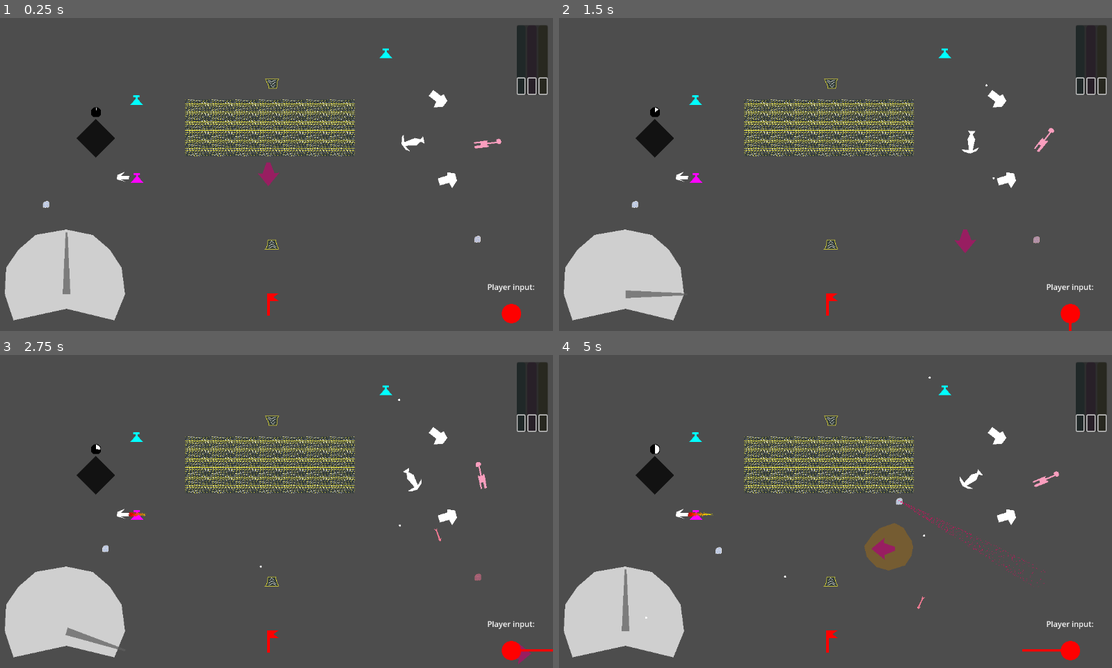
Above: before the commit, frames 1-4 (two rows, left to right).
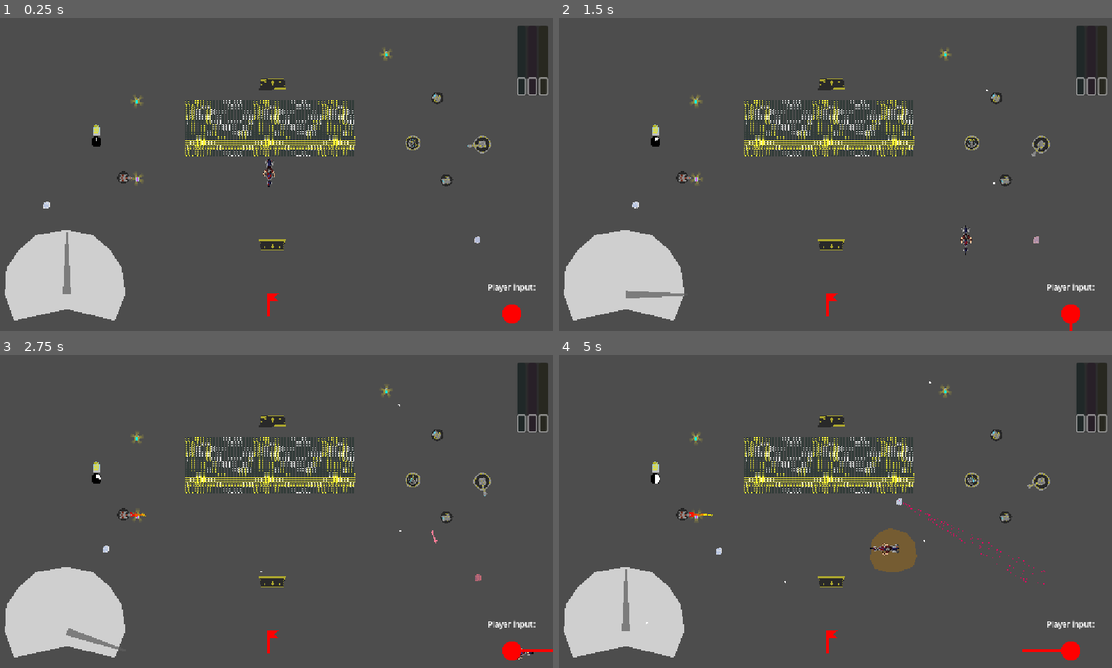
Above: after the commit, the same moments.

Repository: IwailerI/micro-jam-colors
Game: Godot game, scene res://scenes/level/level_revamp.tscn
Same seed, same stepped clock (60 frames per second), same inputs: the game is played once before the commit and once after it.
Inputs:
- Up to frame 1 (0.25 s): no input
- Up to frame 2 (1.5 s): hold D (movement_right) 0.53-1.28 s; hold Space (throttle) 0.53-1.28 s; hold S (movement_down) from 1.28 s (still down); tap Space (throttle) at 1.35 s
- Up to frame 3 (2.75 s): release S (movement_down) at 2.03 s; hold D (movement_right) from 2.03 s (still down); hold Space (throttle) from 2.03 s (still down)
- Up to frame 4 (5 s): release D (movement_right) at 2.78 s; release Space (throttle) at 2.78 s; hold W (movement_up) 2.78-3.53 s; tap Space (throttle) at 2.85, 4.35 s; hold Space (throttle) 3.53-4.28 s; hold A (movement_left) from 3.53 s (still down)

The runs differ from the first frame. In frame 1, 5.3% of the frame differs, in the area x 0-100%, y 2-98%; in frame 2, 5.3%; in frame 3, 5.2%; in frame 4, 5.8%.

Commit message:
implemented Pasha's arg
Co-authored-by: fives-5555
<97840333+fives-5555@users.noreply.github.com>

Diff:
--- /dev/null
+++ b/assets/glow.svg
@@ -0,0 +1,72 @@
+<?xml version="1.0" encoding="UTF-8" standalone="no"?>
+<!-- Created with Inkscape (http://www.inkscape.org/) -->
+
+<svg
+   width="32"
+   height="32"
+   viewBox="0 0 8.4666665 8.4666666"
+   version="1.1"
+   id="svg1"
+   inkscape:version="1.3.2 (091e20e, 2023-11-25, custom)"
+   sodipodi:docname="glow.svg"
+   xmlns:inkscape="http://www.inkscape.org/namespaces/inkscape"
+   xmlns:sodipodi="http://sodipodi.sourceforge.net/DTD/sodipodi-0.dtd"
+   xmlns:xlink="http://www.w3.org/1999/xlink"
+   xmlns="http://www.w3.org/2000/svg"
+   xmlns:svg="http://www.w3.org/2000/svg">
+  <sodipodi:namedview
+     id="namedview1"
+     pagecolor="#505050"
+     bordercolor="#eeeeee"
+     borderopacity="1"
+     inkscape:showpageshadow="0"
+     inkscape:pageopacity="0"
+     inkscape:pagecheckerboard="0"
+     inkscape:deskcolor="#d1d1d1"
+     inkscape:document-units="mm"
+     showguides="false"
+     inkscape:zoom="16.833558"
+     inkscape:cx="15.564149"
+     inkscape:cy="15.475041"
+     inkscape:window-width="2560"
+     inkscape:window-height="1377"
+     inkscape:window-x="-8"
+     inkscape:window-y="-8"
+     inkscape:window-maximized="1"
+     inkscape:current-layer="layer1" />
+  <defs
+     id="defs1">
+    <linearGradient
+       id="linearGradient7"
+       inkscape:collect="always">
+      <stop
+         style="stop-color:#ffffff;stop-opacity:1;"
+         offset="0.29799765"
+         id="stop7" />
+      <stop
+         style="stop-color:#ffffff;stop-opacity:0;"
+         offset="1"
+         id="stop8" />
+    </linearGradient>
+    <radialGradient
+       inkscape:collect="always"
+       xlink:href="#linearGradient7"
+       id="radialGradient8"
+       cx="-176.93546"
+       cy="49.435226"
+       fx="-176.93546"
+       fy="49.435226"
+       r="30.496845"
+       gradientUnits="userSpaceOnUse"
+       gradientTransform="matrix(0.13408226,0.03592723,-0.03592723,0.13408225,29.73331,3.9617484)" />
+  </defs>
+  <g
+     inkscape:label="Layer 1"
+     inkscape:groupmode="layer"
+     id="layer1">
+    <path
+       id="path1"
+       style="fill:url(#radialGradient8);stroke:none;stroke-width:0.493705;stroke-linecap:round;stroke-linejoin:round;paint-order:stroke fill markers"
+       d="M 5.3290011,0.1442473 A 4.2333407,4.2333406 15 0 0 3.1377094,0.14422137 L 4.0098511,3.3991782 A 0.86555588,0.86555584 15 0 0 3.6226933,3.6226459 L 1.2399584,1.2398892 A 4.2333407,4.2333406 15 0 0 0.14424731,3.1376655 l 3.25304589,0.871651 a 0.86555588,0.86555584 15 0 0 0.00187,0.4475676 L 0.14427255,5.3290444 A 4.2333407,4.2333406 15 0 0 1.2399392,7.2267962 L 3.6227147,4.8439907 a 0.86555588,0.86555584 15 0 0 0.3866028,0.2253829 l -0.871651,3.253046 a 4.2333407,4.2333406 15 0 0 2.1913593,4.4e-5 L 4.4568854,5.0675061 A 0.86555588,0.86555584 15 0 0 4.8439733,4.8440207 L 7.2267778,7.226796 A 4.2333407,4.2333406 15 0 0 8.3224196,5.3290001 L 5.0694432,4.4573677 A 0.86555588,0.86555584 15 0 0 5.0691843,4.0093406 L 8.3224636,3.1376408 A 4.2333407,4.2333406 15 0 0 7.226796,1.2398888 L 4.8452422,3.6214614 A 0.86555588,0.86555584 15 0 0 4.4573501,3.3972932 Z" />
+  </g>
+</svg>
--- a/objects/brewing_stand/brewing_stand.gd
+++ b/objects/brewing_stand/brewing_stand.gd
@@ -1,6 +1,7 @@
 extends Node2D
 
 const POTION := preload("res://objects/potion/potion.tscn")
+const PALETTE := preload("res://objects/palette/default.tres")
 
 @export_group("Color values")
 @export var cyan: bool
@@ -17,8 +18,15 @@
 
 func _ready() -> void:
 	assert(cyan or magenta or yellow, "colorless potion spawner")
+
 	respawn_timer = $RespawnTimer
 	respawn_timer.timeout.connect(_finish_brewing)
+
+	var c := PALETTE.lookup(cyan, magenta, yellow)
+	var poly := ($Polygon2D as Polygon2D)
+	c.a = poly.color.a
+	poly.color = c
+
 	_start_brewing()
 
 
--- a/objects/brewing_stand/brewing_stand.tscn
+++ b/objects/brewing_stand/brewing_stand.tscn
@@ -1,23 +1,20 @@
-[gd_scene load_steps=4 format=3 uid="uid://bt0stmwrnku5k"]
+[gd_scene load_steps=6 format=3 uid="uid://bt0stmwrnku5k"]
 
 [ext_resource type="Script" uid="uid://dmcwaqv3kf00t" path="res://objects/brewing_stand/brewing_stand.gd" id="1_ni832"]
 [ext_resource type="Texture2D" uid="uid://ba0hxch5inn54" path="res://assets/tmp/brewing_under.png" id="2_2qkfa"]
 [ext_resource type="Texture2D" uid="uid://bp7ett5k3noqp" path="res://assets/tmp/brewing_progress.png" id="3_16s6d"]
+[ext_resource type="Texture2D" uid="uid://cp6crorcl2ywb" path="res://assets/cooler_base.png" id="4_dcvpl"]
+[ext_resource type="Texture2D" uid="uid://ciua264jwumo0" path="res://assets/cooler_bottle.png" id="5_403qy"]
 
 [node name="BrewingStand" type="Node2D"]
 script = ExtResource("1_ni832")
 brewing_time = 10
 
-[node name="Polygon2D" type="Polygon2D" parent="."]
-scale = Vector2(5, 5)
-color = Color(0.0728426, 0.0728426, 0.0728426, 1)
-polygon = PackedVector2Array(-8, 0, 0, -8, 8, 0, 0, 8)
-
 [node name="RespawnProgressBar" type="TextureProgressBar" parent="."]
 offset_left = -10.0
-offset_top = -64.0
+offset_top = -4.0
 offset_right = 10.0
-offset_bottom = -44.0
+offset_bottom = 16.0
 max_value = 1.0
 step = 0.01
 fill_mode = 4
@@ -26,3 +23,15 @@
 tint_under = Color(0, 0, 0, 1)
 
 [node name="RespawnTimer" type="Timer" parent="."]
+
+[node name="Base" type="Sprite2D" parent="."]
+position = Vector2(0, -15)
+texture = ExtResource("4_dcvpl")
+
+[node name="Polygon2D" type="Polygon2D" parent="."]
+color = Color(0.713726, 0.588235, 0.686275, 0.580392)
+polygon = PackedVector2Array(-6, -24, -5, -26, -4, -27, -2, -28, 2, -28, 4, -27, 5, -26, 6, -24, 6, -14, 5, -12, 4, -11, 2, -10, -2, -10, -4, -11, -5, -12, -6, -14)
+
+[node name="Bottle" type="Sprite2D" parent="."]
+position = Vector2(0, -19)
+texture = ExtResource("5_403qy")
--- a/objects/catapult/catapult.gd
+++ b/objects/catapult/catapult.gd
@@ -9,7 +9,7 @@
 @export var preempt_player: bool = true
 
 @onready var cooldown_timer: Timer = $Cooldown
-
+@onready var gun: Sprite2D = $Gun
 
 func _ready() -> void:
 	_setup.call_deferred() # awaiting in read is bad
@@ -42,4 +42,4 @@
 
 func _physics_process(_delta: float) -> void:
 	var p := GameManager.get_instance().player()
-	global_rotation = global_position.direction_to(p.global_position).angle()
+	gun.look_at(p.global_position)
--- a/objects/catapult/catapult.tscn
+++ b/objects/catapult/catapult.tscn
@@ -1,6 +1,8 @@
-[gd_scene load_steps=3 format=3 uid="uid://skitiu8xadwy"]
+[gd_scene load_steps=5 format=3 uid="uid://skitiu8xadwy"]
 
 [ext_resource type="Script" uid="uid://b4k5dpnl82ytj" path="res://objects/catapult/catapult.gd" id="1_t8e78"]
+[ext_resource type="Texture2D" uid="uid://cauxhnsxgrpl4" path="res://assets/bfg_base.png" id="2_akbj1"]
+[ext_resource type="Texture2D" uid="uid://iubq1xs7yw28" path="res://assets/bfg.png" id="2_iga2m"]
 
 [sub_resource type="CircleShape2D" id="CircleShape2D_3h4q7"]
 radius = 9.0
@@ -11,10 +13,12 @@
 
 [node name="Cooldown" type="Timer" parent="."]
 
+[node name="Base" type="Sprite2D" parent="."]
+texture = ExtResource("2_akbj1")
+
+[node name="Gun" type="Sprite2D" parent="."]
+texture = ExtResource("2_iga2m")
+offset = Vector2(8, 0)
+
 [node name="CollisionShape2D" type="CollisionShape2D" parent="."]
 shape = SubResource("CircleShape2D_3h4q7")
-
-[node name="Sprite" type="Polygon2D" parent="."]
-scale = Vector2(3.45317, 3.45317)
-color = Color(0.983108, 0.620366, 0.748052, 1)
-polygon = PackedVector2Array(4.34384, -2.02712, -3.47507, -2.31671, -4.05425, -2.02712, -3.76466, -1.44795, -3.18548, -1.15836, -3.18548, -0.579178, -4.34384, -0.579178, -6.95014, -0.579178, -9.26685, -0.579178, -9.52239, -1.38135, -10.6105, -1.5578, -11.294, -1.15836, -11.5836, -0.289589, -11.5836, 0.868767, -10.7148, 1.73753, -9.26685, 1.73753, -8.68767, 1.15836, -8.97726, 0.289589, -8.39808, 0.289589, -6.37096, 0.289589, -4.63342, 0.289589, -3.47507, 0.289589, -2.89589, 0.579178, -3.47507, 1.15836, -3.76466, 1.44795, -2.6063, 1.73753, -1.44795, 1.73753, 0, 1.73753, 1.73753, 1.73753, 2.89589, 1.73753, 4.05425, 1.73753, 4.92301, 1.44795, 4.34384, 0.868767, 3.18548, 0.868767, 1.73753, 0.868767, 1.15836, 0.868767, 0.868767, 0.579178, 0.868767, 0, 0.868767, -0.579178, 2.02712, -0.579178, 3.47507, -0.579178, 4.34384, -0.579178, 4.92301, -1.15836, 4.63342, -1.44795)
--- a/objects/flamethrower/flamethrower.tscn
+++ b/objects/flamethrower/flamethrower.tscn
@@ -1,7 +1,8 @@
-[gd_scene load_steps=7 format=3 uid="uid://hww67fbeqy5u"]
+[gd_scene load_steps=8 format=3 uid="uid://hww67fbeqy5u"]
 
 [ext_resource type="Script" uid="uid://wsxb5yuhwxns" path="res://objects/flamethrower/flamethrower.gd" id="1_rq011"]
 [ext_resource type="Script" uid="uid://q7w0gxkt2dwi" path="res://objects/flamethrower/damage_area.gd" id="2_vmihf"]
+[ext_resource type="Texture2D" uid="uid://c3fwtfvjs77j0" path="res://assets/flamethrower.png" id="3_reqsw"]
 
 [sub_resource type="CircleShape2D" id="CircleShape2D_7gg7v"]
 radius = 16.0
@@ -29,10 +30,6 @@
 [node name="CollisionShape2D" type="CollisionShape2D" parent="."]
 shape = SubResource("CircleShape2D_7gg7v")
 
-[node name="Polygon2D" type="Polygon2D" parent="."]
-position = Vector2(-2, 0)
-polygon = PackedVector2Array(-11, 4, -10, -5, 7, -12, -3, -3, 15, -3, 14, 4, -3, 4, 7, 9)
-
 [node name="Timer" type="Timer" parent="."]
 
 [node name="CPUParticles2D" type="CPUParticles2D" parent="."]
@@ -57,4 +54,8 @@
 rotation = 1.5708
 shape = SubResource("CapsuleShape2D_rq011")
 
+[node name="Sprite2D" type="Sprite2D" parent="."]
+texture = ExtResource("3_reqsw")
+offset = Vector2(2.5, 0)
+
 [connection signal="body_entered" from="DamageArea" to="DamageArea" method="_on_body_entered"]
--- a/objects/game_manager/game_manager.gd
+++ b/objects/game_manager/game_manager.gd
@@ -41,9 +41,11 @@
 
 
 func gameover(_has_won: bool, _lost_message: String = "") -> void:
-	print("Gameover", " win=", _has_won, " msg=", _lost_message)
-	get_tree().paused = true
-	# TODO: remove OS.alert (and code below), and add gameover menu
-	OS.alert("You won!" if _has_won else "You lost! " + _lost_message)
-	get_tree().paused = false
-	get_tree().reload_current_scene()
+	(func() -> void:
+		print("Gameover", " win=", _has_won, " msg=", _lost_message)
+		get_tree().paused = true
+		# TODO: remove OS.alert (and code below), and add gameover menu
+		OS.alert("You won!" if _has_won else "You lost! " + _lost_message)
+		get_tree().paused = false
+		get_tree().reload_current_scene()
+	).call_deferred()
--- a/objects/player/player.gd
+++ b/objects/player/player.gd
@@ -17,7 +17,7 @@
 @export_flags_2d_physics var ramping_collision: int = 1
 
 @onready var radius := ($CollisionShape2D.shape as CircleShape2D).radius
-@onready var sprite: Node2D = $Polygon2D
+@onready var sprite: Node2D = $Sprite2D
 @onready var speed: float = base_speed
 @onready var death_animation_timer: Timer = $DeathTimer
 @onready var normal_collision_mask: int
--- a/objects/player/player.tscn
+++ b/objects/player/player.tscn
@@ -1,6 +1,64 @@
-[gd_scene load_steps=3 format=3 uid="uid://cdj8wgxuxnkiv"]
+[gd_scene load_steps=12 format=3 uid="uid://cdj8wgxuxnkiv"]
 
 [ext_resource type="Script" uid="uid://bpay4q0vfmdan" path="res://objects/player/player.gd" id="1_cqmt1"]
+[ext_resource type="Texture2D" uid="uid://bprne3m24u664" path="res://assets/player.png" id="2_g7ett"]
+
+[sub_resource type="AtlasTexture" id="AtlasTexture_g7ett"]
+atlas = ExtResource("2_g7ett")
+region = Rect2(0, 0, 26, 61)
+
+[sub_resource type="AtlasTexture" id="AtlasTexture_ssrue"]
+atlas = ExtResource("2_g7ett")
+region = Rect2(26, 0, 26, 61)
+
+[sub_resource type="AtlasTexture" id="AtlasTexture_jnjyq"]
+atlas = ExtResource("2_g7ett")
+region = Rect2(52, 0, 26, 61)
+
+[sub_resource type="AtlasTexture" id="AtlasTexture_gnkmh"]
+atlas = ExtResource("2_g7ett")
+region = Rect2(78, 0, 26, 61)
+
+[sub_resource type="AtlasTexture" id="AtlasTexture_xkryw"]
+atlas = ExtResource("2_g7ett")
+region = Rect2(104, 0, 26, 61)
+
+[sub_resource type="AtlasTexture" id="AtlasTexture_ow0dq"]
+atlas = ExtResource("2_g7ett")
+region = Rect2(130, 0, 26, 61)
+
+[sub_resource type="AtlasTexture" id="AtlasTexture_m4kly"]
+atlas = ExtResource("2_g7ett")
+region = Rect2(156, 0, 26, 61)
+
+[sub_resource type="SpriteFrames" id="SpriteFrames_xgwla"]
+animations = [{
+"frames": [{
+"duration": 1.0,
+"texture": SubResource("AtlasTexture_g7ett")
+}, {
+"duration": 1.0,
+"texture": SubResource("AtlasTexture_ssrue")
+}, {
+"duration": 1.0,
+"texture": SubResource("AtlasTexture_jnjyq")
+}, {
+"duration": 1.0,
+"texture": SubResource("AtlasTexture_gnkmh")
+}, {
+"duration": 1.0,
+"texture": SubResource("AtlasTexture_xkryw")
+}, {
+"duration": 1.0,
+"texture": SubResource("AtlasTexture_ow0dq")
+}, {
+"duration": 1.0,
+"texture": SubResource("AtlasTexture_m4kly")
+}],
+"loop": true,
+"name": &"default",
+"speed": 10.0
+}]
 
 [sub_resource type="CircleShape2D" id="CircleShape2D_jww0w"]
 radius = 12.6632
@@ -16,10 +74,9 @@
 passive_acceleration = -500.0
 ramping_collision = 8
 
-[node name="Polygon2D" type="Polygon2D" parent="."]
-position = Vector2(-0.366638, 0.869293)
-color = Color(0.598836, 0.120402, 0.382083, 1)
-polygon = PackedVector2Array(-3, 22, -12, 0, -22, 1, 1, -27, 23, 0, 13, -1, 5, 22)
+[node name="Sprite2D" type="AnimatedSprite2D" parent="."]
+sprite_frames = SubResource("SpriteFrames_xgwla")
+autoplay = "default"
 
 [node name="CollisionShape2D" type="CollisionShape2D" parent="."]
 shape = SubResource("CircleShape2D_jww0w")
--- /dev/null
+++ b/objects/potion/glow.gdshader
@@ -0,0 +1,31 @@
+shader_type canvas_item;
+
+uniform int pixels_r = 16;
+uniform int rays = 3;
+uniform float inner = 0.1;
+uniform float rot_per_second = 0.05;
+uniform vec4 col: source_color = vec4(1.0);
+
+const float R = 0.5;
+
+float dist2(vec2 v) {
+	return dot(v, v);
+}
+
+void fragment() {
+	vec2 uv = round(UV * float(pixels_r * 2 + 1)) / float(pixels_r * 2 +1);
+	if (dist2(uv - vec2(0.5)) > R*R) {
+		discard;
+	}
+
+	vec2 centered = uv - vec2(0.5);
+	float angle = (atan(centered.y, centered.x) + PI) / (2.0 * PI); // [0; 1]
+	angle += mod(TIME * rot_per_second, 2.0 * PI);
+
+	bool should_draw = dist2(uv - vec2(0.5)) <= inner * inner || int(round(angle * float(rays * 2))) % 2 == 0;
+	if (! should_draw) discard;
+
+	COLOR.a = 1.0-distance(uv * 2.0, vec2(1.0));
+
+	COLOR *= col;
+}
--- a/objects/potion/potion.gd
+++ b/objects/potion/potion.gd
@@ -14,7 +14,7 @@
 func _ready() -> void:
 	assert(cyan or magenta or yellow, "colorless potion")
 	var color := PALETTE.lookup(cyan, magenta, yellow)
-	$Polygon2D.color = color # TODO: change to sprite
+	$Polygon.color = color
 	gm.player().died.connect(
 		func() -> void:
 			monitoring = false
--- a/objects/potion/potion.tscn
+++ b/objects/potion/potion.tscn
@@ -1,21 +1,37 @@
-[gd_scene load_steps=3 format=3 uid="uid://0y47txpbjkcy"]
+[gd_scene load_steps=7 format=3 uid="uid://0y47txpbjkcy"]
 
 [ext_resource type="Script" uid="uid://cksspyp3fdpcv" path="res://objects/potion/potion.gd" id="1_1xu65"]
+[ext_resource type="Texture2D" uid="uid://2vdbhmbv7hlr" path="res://assets/potion.png" id="3_3usu6"]
+[ext_resource type="Shader" uid="uid://cdwvpcwa0t5nd" path="res://objects/potion/glow.gdshader" id="4_1nq3u"]
+[ext_resource type="Script" uid="uid://ddqx60he1rfex" path="res://objects/potion/shader_glow.gd" id="4_oclih"]
 
 [sub_resource type="CircleShape2D" id="CircleShape2D_o0d5j"]
 radius = 16.0312
+
+[sub_resource type="ShaderMaterial" id="ShaderMaterial_e2j7a"]
+shader = ExtResource("4_1nq3u")
+shader_parameter/pixels_r = 14
+shader_parameter/rays = 5
+shader_parameter/inner = 0.175
+shader_parameter/rot_per_second = 0.05
+shader_parameter/col = Color(1, 0.918691, 0.160838, 0.576471)
 
 [node name="Potion" type="Area2D"]
 collision_layer = 0
 script = ExtResource("1_1xu65")
 
-[node name="Polygon2D" type="Polygon2D" parent="."]
-position = Vector2(-2.38419e-07, -0.0909083)
-scale = Vector2(2.16667, 1.81818)
-color = Color(0, 0, 1, 1)
-polygon = PackedVector2Array(-3, -6, 3, -6, 3, -4, 1, -4, 1, -2, 6, 5, -6, 5, -1, -2, -1, -4, -3, -4)
-
 [node name="CollisionShape2D" type="CollisionShape2D" parent="."]
+visible = false
 shape = SubResource("CircleShape2D_o0d5j")
 
+[node name="Glow" type="Node2D" parent="."]
+material = SubResource("ShaderMaterial_e2j7a")
+script = ExtResource("4_oclih")
+
+[node name="Polygon" type="Polygon2D" parent="."]
+polygon = PackedVector2Array(-2, 4, -2, -2, 2, -2, 2, 4, 1, 5, -1, 5)
+
+[node name="Sprite" type="Sprite2D" parent="."]
+texture = ExtResource("3_3usu6")
+
 [connection signal="body_entered" from="." to="." method="_on_body_entered"]
--- /dev/null
+++ b/objects/potion/shader_glow.gd
@@ -0,0 +1,12 @@
+@tool
+extends Node2D
+
+
+@export var r: float = 16.0:
+    set(v):
+        r = v
+        queue_redraw()
+
+
+func _draw() -> void:
+    draw_rect(Rect2(-Vector2.ONE * r, Vector2.ONE * r * 2), Color.WHITE)
--- a/objects/ramp/ramp.tscn
+++ b/objects/ramp/ramp.tscn
@@ -1,16 +1,16 @@
 [gd_scene load_steps=6 format=3 uid="uid://dp6usse28mhgw"]
 
-[ext_resource type="Texture2D" uid="uid://c5nv645uriap3" path="res://assets/tmp/ramp.png" id="1_m1r73"]
 [ext_resource type="Script" uid="uid://d2jiqgkwlgtab" path="res://objects/ramp/ramp.gd" id="1_u5fcm"]
+[ext_resource type="Texture2D" uid="uid://c3a1uc6mhaao2" path="res://assets/ramp.png" id="2_u5fcm"]
 
 [sub_resource type="RectangleShape2D" id="RectangleShape2D_m1r73"]
-size = Vector2(18, 5)
+size = Vector2(58, 5.5)
 
 [sub_resource type="RectangleShape2D" id="RectangleShape2D_u5fcm"]
 size = Vector2(20.5083, 4.09808)
 
 [sub_resource type="RectangleShape2D" id="RectangleShape2D_xbh34"]
-size = Vector2(14, 9)
+size = Vector2(42, 11)
 
 [node name="Ramp" type="StaticBody2D"]
 collision_layer = 2
@@ -18,22 +18,22 @@
 script = ExtResource("1_u5fcm")
 
 [node name="Sprite2D" type="Sprite2D" parent="."]
-texture = ExtResource("1_m1r73")
+texture = ExtResource("2_u5fcm")
 
 [node name="CollisionShape2D" type="CollisionShape2D" parent="."]
-position = Vector2(0, -7.5)
+position = Vector2(0, -9.25)
 shape = SubResource("RectangleShape2D_m1r73")
 one_way_collision = true
 
 [node name="CollisionShape2D2" type="CollisionShape2D" parent="."]
-position = Vector2(9, 1)
-rotation = 1.0472
+position = Vector2(24, -1)
+rotation = 1.83259
 shape = SubResource("RectangleShape2D_u5fcm")
 one_way_collision = true
 
 [node name="CollisionShape2D3" type="CollisionShape2D" parent="."]
-position = Vector2(-9, 1)
-rotation = -1.0472
+position = Vector2(-24, -1)
+rotation = -1.83259
 shape = SubResource("RectangleShape2D_u5fcm")
 one_way_collision = true
 
--- a/objects/shooting_towers/canon/canon.tscn
+++ b/objects/shooting_towers/canon/canon.tscn
@@ -1,10 +1,17 @@
-[gd_scene load_steps=3 format=3 uid="uid://bman1c5f4u5us"]
+[gd_scene load_steps=4 format=3 uid="uid://bman1c5f4u5us"]
 
 [ext_resource type="PackedScene" uid="uid://ce5ltmvfrc74j" path="res://objects/shooting_towers/shooting_tower.tscn" id="1_cfd51"]
 [ext_resource type="PackedScene" uid="uid://bceyb68o2p44r" path="res://objects/shooting_towers/canon/canonball.tscn" id="2_fn080"]
+[ext_resource type="Texture2D" uid="uid://cmpbktn2y5car" path="res://assets/canon.png" id="3_em26g"]
 
 [node name="Canon" instance=ExtResource("1_cfd51")]
 projectile_prefab = ExtResource("2_fn080")
 projectile_speed = 300.0
 wakeup = 0.4
 cooldown = 1.0
+
+[node name="Base" parent="." index="1"]
+visible = false
+
+[node name="Gun" parent="." index="2"]
+texture = ExtResource("3_em26g")
--- a/objects/shooting_towers/crossbow/crossbow.tscn
+++ b/objects/shooting_towers/crossbow/crossbow.tscn
@@ -8,7 +8,3 @@
 projectile_speed = 600.0
 cooldown = 2.0
 rotating_to_player = true
-
-[node name="Polygon2D" parent="." index="1"]
-position = Vector2(-10, -1)
-polygon = PackedVector2Array(-5, 3, -5, -2, -2.54054, -0.176472, 1, -2, 9.05407, -0.823531, 6.5946, -5.02941, 9.40542, -3.41177, 11.5135, 0.794116, 10.4595, 5, 8.70271, 6.94117, 9.05407, 1.7647, 1, 3, -2.54054, 1.44117)
--- a/objects/shooting_towers/projectile.gd
+++ b/objects/shooting_towers/projectile.gd
@@ -3,7 +3,6 @@
 
 
 var speed: float = 0.0
-var creator: Node = null
 
 
 func _ready() -> void:
@@ -14,12 +13,9 @@
 func _physics_process(delta: float) -> void:
 	velocity = Vector2.from_angle(global_rotation) * speed * delta
 	var rem := velocity
-	for i: int in 32:
-		var col := move_and_collide(rem)
-		if col == null:
-			break
-		if col.get_collider() is Player:
-			col.get_collider().die()
-		if col.get_collider() != creator:
-			queue_free()
-		rem = col.get_remainder()
+	var col := move_and_collide(rem)
+	if col == null:
+		return
+	if col.get_collider() is Player:
+		col.get_collider().die()
+	queue_free()
--- a/objects/shooting_towers/shooting_tower.gd
+++ b/objects/shooting_towers/shooting_tower.gd
@@ -1,5 +1,4 @@
 extends StaticBody2D
-
 
 
 @export var projectile_prefab: PackedScene
@@ -11,9 +10,12 @@
 
 @onready var cooldown_timer: Timer = $Cooldown
 @onready var player: Player = GameManager.get_instance().player()
-
+@onready var base: Sprite2D = $Base
+@onready var gun: Sprite2D = $Gun
 
 func _ready() -> void:
+	base.visible = rotating_to_player
+
 	_setup.call_deferred() # awaiting in ready is bad
 	cooldown_timer.timeout.connect(_on_shoot_cooldown_timeout)
 
@@ -26,13 +28,16 @@
 
 func _physics_process(_delta: float) -> void:
 	if rotating_to_player:
-		look_at(player.position) # TODO(wailer): mb to preemtive, but no
+		# TODO(wailer): preempt player
+		var target_pos := player.global_position
+
+		gun.look_at(target_pos)
 
 
 func _on_shoot_cooldown_timeout() -> void:
 	var inst := projectile_prefab.instantiate() as Projectile
 	inst.speed = projectile_speed
 	get_parent().add_child(inst)
-	inst.global_rotation = global_rotation
+	inst.global_rotation = gun.global_rotation
 	inst.global_position = global_position
-	inst.creator = self
+	(inst as PhysicsBody2D).add_collision_exception_with(self)
--- a/objects/shooting_towers/shooting_tower.tscn
+++ b/objects/shooting_towers/shooting_tower.tscn
@@ -1,6 +1,8 @@
-[gd_scene load_steps=3 format=3 uid="uid://ce5ltmvfrc74j"]
+[gd_scene load_steps=5 format=3 uid="uid://ce5ltmvfrc74j"]
 
 [ext_resource type="Script" uid="uid://dnhg151oe7mc0" path="res://objects/shooting_towers/shooting_tower.gd" id="1_ofe4b"]
+[ext_resource type="Texture2D" uid="uid://c2orxkl5uvlx5" path="res://assets/gun_base.png" id="2_caxoc"]
+[ext_resource type="Texture2D" uid="uid://dh0bow47tb1ma" path="res://assets/crossbow.png" id="3_b5b2c"]
 
 [sub_resource type="CircleShape2D" id="CircleShape2D_ihhhh"]
 radius = 9.0
@@ -12,10 +14,11 @@
 
 [node name="Cooldown" type="Timer" parent="."]
 
-[node name="Polygon2D" type="Polygon2D" parent="."]
-position = Vector2(-6.76923, -1.45454)
-scale = Vector2(2.84615, 3.09091)
-polygon = PackedVector2Array(-5, 3, -5, -2, 0, -6, 1, -2, 8, -2, 8, 3, 1, 3, 0, 5)
+[node name="Base" type="Sprite2D" parent="."]
+texture = ExtResource("2_caxoc")
+
+[node name="Gun" type="Sprite2D" parent="."]
+texture = ExtResource("3_b5b2c")
 
 [node name="CollisionShape2D" type="CollisionShape2D" parent="."]
 shape = SubResource("CircleShape2D_ihhhh")
--- a/project.godot
+++ b/project.godot
@@ -17,7 +17,7 @@
 
 [display]
 
-window/stretch/mode="viewport"
+window/stretch/mode="canvas_items"
 window/stretch/aspect="expand"
 
 [file_customization]
Not shown, added: art/.gdignore
Binary file added: art/player animation.aseprite
Binary file added: assets/bfg.png
Not shown, added: assets/bfg.png.import
Binary file added: assets/bfg_base.png
Not shown, added: assets/bfg_base.png.import
Binary file added: assets/canon.png
Not shown, added: assets/canon.png.import
Binary file added: assets/cooler_base.png
Not shown, added: assets/cooler_base.png.import
Binary file added: assets/cooler_bottle.png
Not shown, added: assets/cooler_bottle.png.import
(and 16 more such lines)
